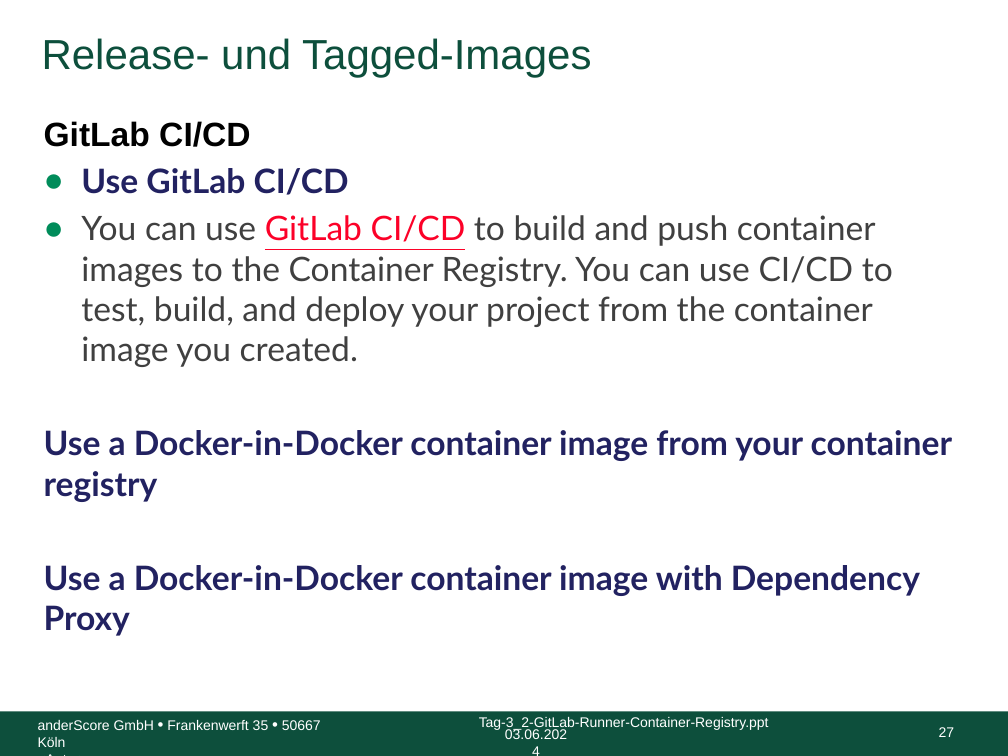
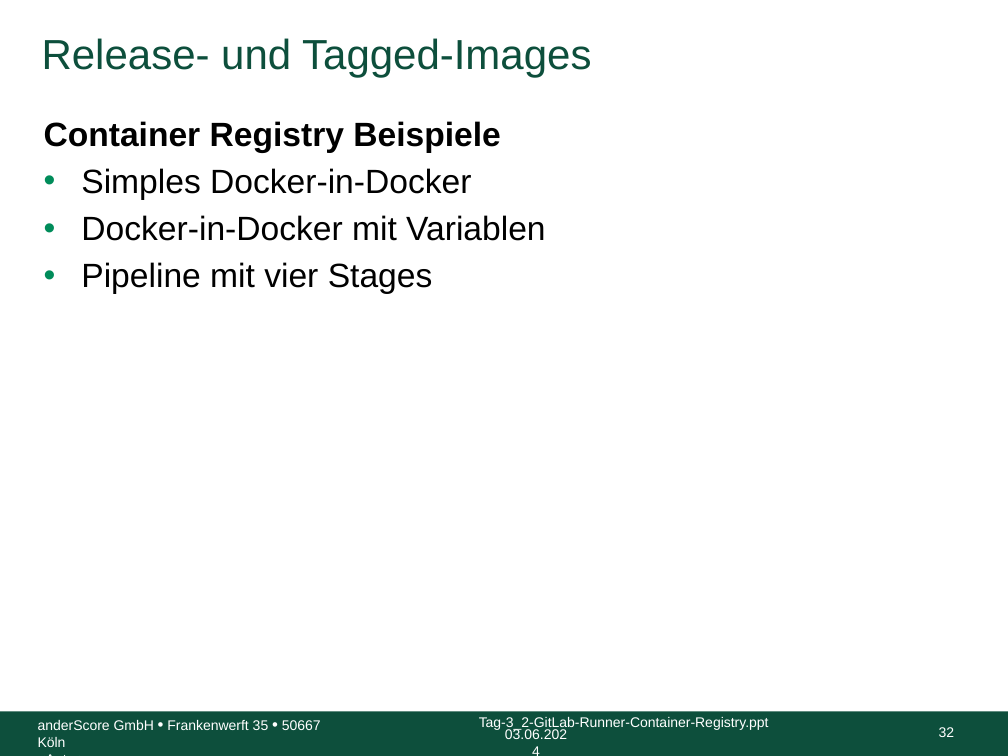
Before and after one commit to anderscore-gmbh/gitlab, a slide deck: slide 32 of slides/Tag-3_3-Release-und-Tagged-Images.pptx (slide 27 before the commit). Drawn at 1008x756 pixels with LibreOffice and Linux fonts; fonts in the diff are those of the drawing; background and template pictures are left out. Boxes give left, top, right and bottom in pixels: in the first picture for what was removed or moved away, otherwise in the second. Text is boxed around its words. In the diff, an @@ line names an element or a change of style, - is before the commit and + after.

Commit message:
Tag-3_3: Docker-in-Docker (dind) mit Container Registry oder Dependency Proxy, Container Registry Beispiele

```diff
--- a/slides/Tag-3_3-Release-und-Tagged-Images.pptx
+++ b/slides/Tag-3_3-Release-und-Tagged-Images.pptx
@@ text at (x1=44, y1=121, x2=545, y2=294): text changed; font Lato to Arial; text colour #404040 to #000000 @@
-GitLab CI/CD
-● Use GitLab CI/CD
-● You can use GitLab CI/CD to build and push container images to the Container Registry. You can use CI/CD to test, build, and deploy your project from the container image you created.
-Use a Docker-in-Docker container image from your container registry
-Use a Docker-in-Docker container image with Dependency Proxy
+Container Registry Beispiele
+• Simples Docker-in-Docker
+• Docker-in-Docker mit Variablen
+• Pipeline mit vier Stages
@@ page number at (x1=939, y1=727, x2=955, y2=737): text changed @@
-27
+32
```
Also in this commit, not shown: 7 other slides changed, 6 slides added.
